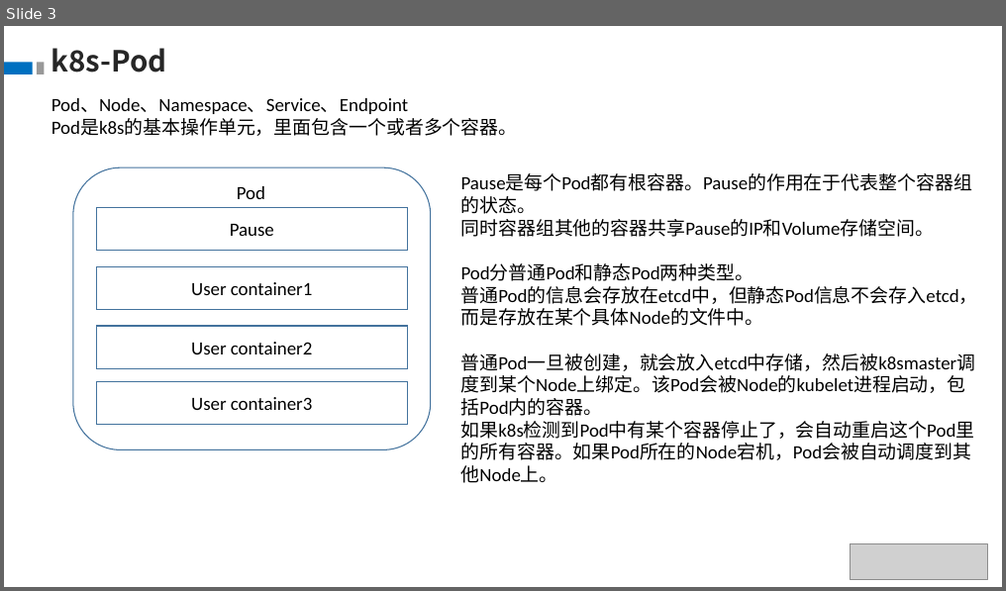
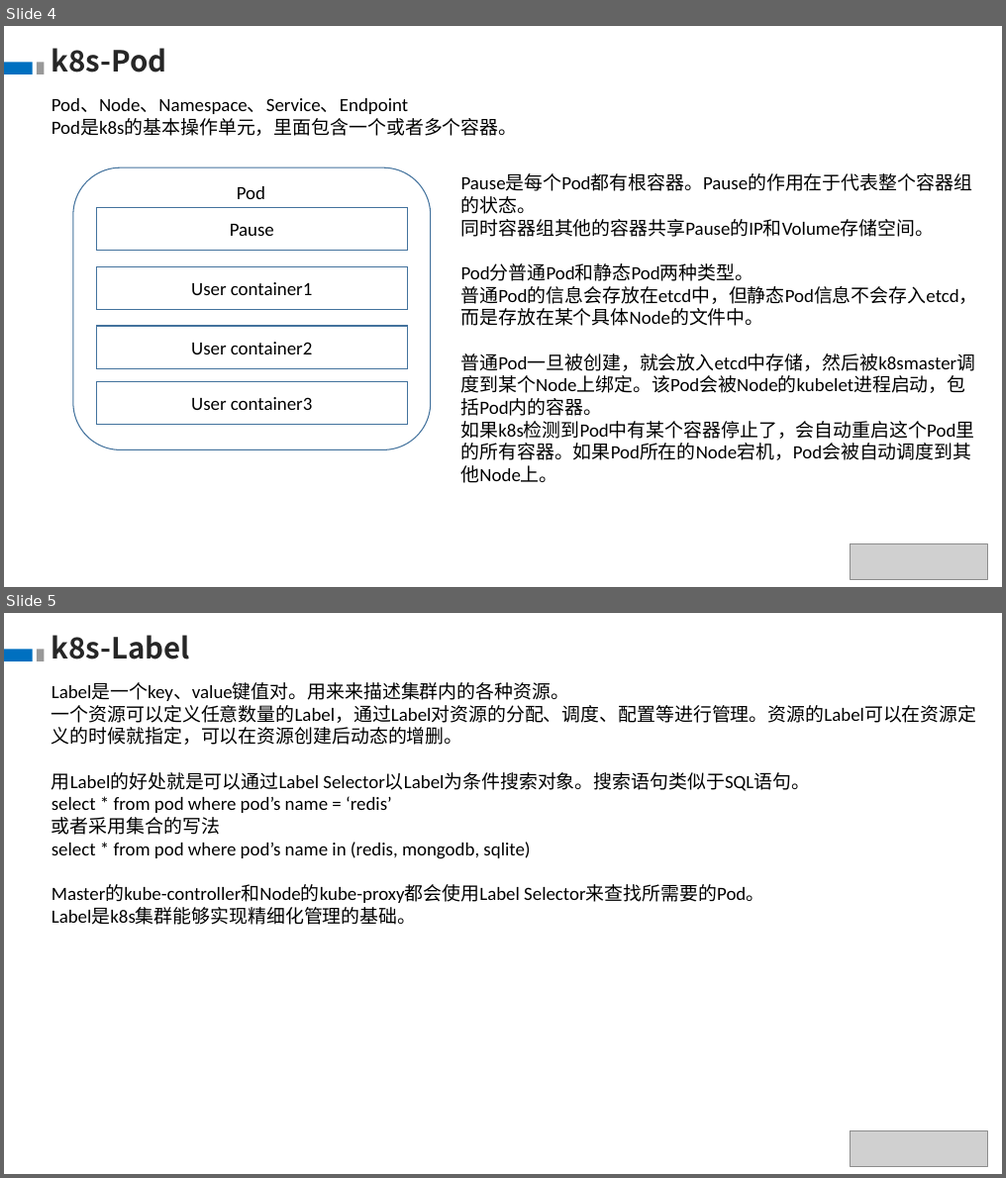
Before and after one commit to theDEADpool/data_structure, a slide deck: k8s.pptx. Shown one above the other, each under a label of ours: slide 3 before the commit, slides 4 and 5 after it. The pictures are 1006x591 and 1006x1178 pixels, drawn with LibreOffice and Linux fonts; fonts in the diff are those of the drawing; grey boxes stand for pictures. Boxes give left, top, right and bottom in pixels: in the first picture for what was removed or moved away, otherwise in the second. Text is boxed around its words. In the diff, an @@ line names an element or a change of style, - is before the commit and + after.

```diff
--- a/k8s.pptx
+++ b/k8s.pptx
@@ slide 5 added at <box>4,613,1002,1174</box>, background #FFFFFF @@
@@ text added at <box>52,635,190,660</box>, 28 pt, text #262626, bold @@
+k8s-Label
@@ rectangle added at <box>4,649,33,662</box>, fill #0070C0 @@
@@ rectangle added at <box>37,649,44,662</box>, fill #999999 @@
@@ text added at <box>52,683,977,925</box>, 18 pt, text #000000 @@
+Label是一个key、value键值对。用来来描述集群内的各种资源。
+一个资源可以定义任意数量的Label，通过Label对资源的分配、调度、配置等进行管理。资源的Label可以在资源定义的时候就指定，可以在资源创建后动态的增删。
+用Label的好处就是可以通过Label Selector以Label为条件搜索对象。搜索语句类似于SQL语句。
+select * from pod where pod’s name = ‘redis’
+或者采用集合的写法
+select * from pod where pod’s name in (redis, mongodb, sqlite)
+Master的kube-controller和Node的kube-proxy都会使用Label Selector来查找所需要的Pod。
+Label是k8s集群能够实现精细化管理的基础。
@@ picture added at <box>849,1132,988,1167</box> @@
@@ what was slide 3 is now slide 4 @@
```
Also in this commit, not shown: 1 slide changed, 3 other slides added.
